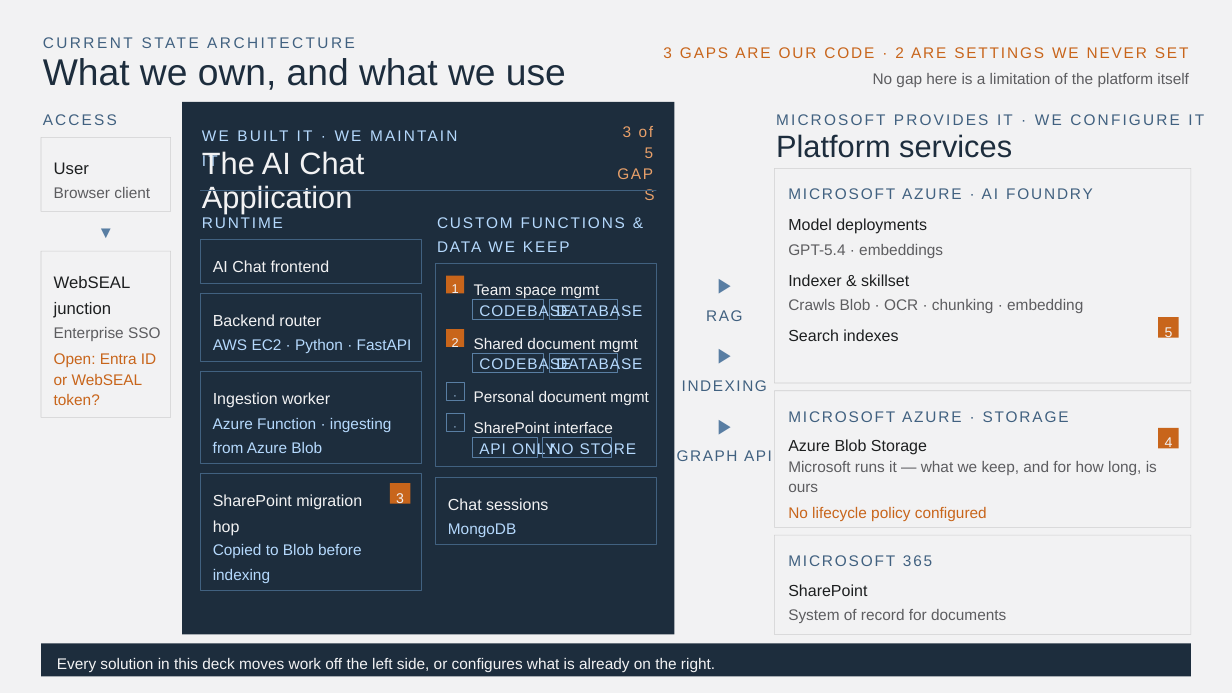
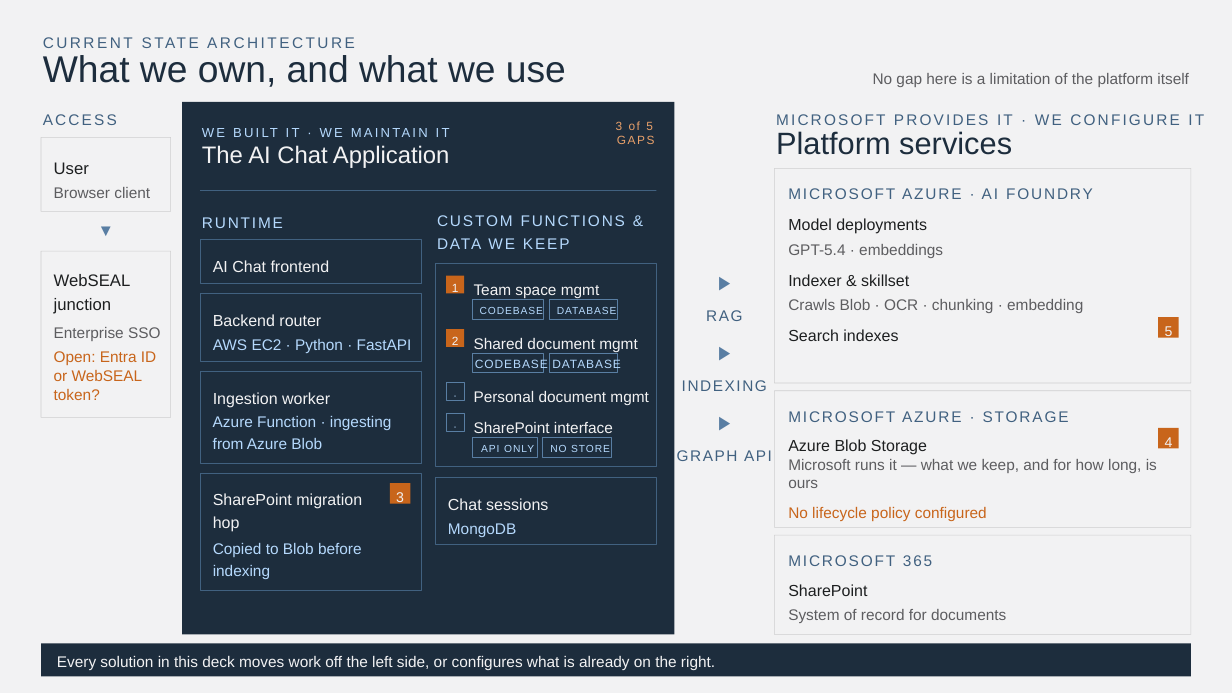
Before and after one commit to ashleytmathew/Architecture-and-design, a slide deck: slide 4 of architecture-optimization_v6.pptx. Drawn at 1232x693 pixels with LibreOffice and Linux fonts; fonts in the diff are those of the drawing. Boxes give left, top, right and bottom in pixels: in the first picture for what was removed or moved away, otherwise in the second. Text is boxed around its words. In the diff, an @@ line names an element or a change of style, - is before the commit and + after.

```diff
--- a/architecture-optimization_v6.pptx
+++ b/architecture-optimization_v6.pptx
@@ text "What we own, and what ..." at (x1=43, y1=55, x2=566, y2=87): line spacing 0.9 to 0.8 @@
@@ text removed at (x1=663, y1=47, x2=1189, y2=58) @@
-3 GAPS ARE OUR CODE · 2 ARE SETTINGS WE NEVER SET
@@ text "WE BUILT IT · WE ..." at (x1=140, y1=62, x2=496, y2=83): size 18 to 15.3 pt; line spacing 1.34 to 1.24 @@
@@ text "3 of 5 GAPS" at (x1=616, y1=121, x2=655, y2=144): size 18 to 13.9 pt; line spacing 1.12 to 0.92 @@
@@ text "The AI Chat Application" at (x1=202, y1=145, x2=449, y2=168): size 36 to 27.9 pt; line spacing 0.92 to 0.72 @@
@@ text "Platform services" at (x1=776, y1=131, x2=1012, y2=155): line spacing 0.92 to 0.82 @@
@@ line spacing 1.34 to 1.24 in 4 elements at (x1=54, y1=274, x2=131, y2=314), (x1=213, y1=416, x2=392, y2=449), (x1=213, y1=543, x2=362, y2=579), (x1=437, y1=215, x2=1020, y2=473) @@
@@ text "▼" at (x1=34, y1=223, x2=177, y2=242): line spacing 0.86 to 0.76 @@
@@ text "1" at (x1=452, y1=284, x2=459, y2=295): size 15 to 13.9 pt; line spacing 1.36 to 1.26 @@
@@ text "2" at (x1=452, y1=336, x2=459, y2=348): size 15 to 13.9 pt; line spacing 1.36 to 1.26 @@
@@ text "Open: Entra ID or WebSEAL ..." at (x1=54, y1=351, x2=156, y2=400): line spacing 1.12 to 1.02 @@
@@ text "CODEBASE" at (x1=475, y1=358, x2=548, y2=370): size 18 to 14 pt; alignment left to centre; vertical alignment top to middle @@
@@ text "DATABASE" at (x1=552, y1=358, x2=621, y2=370): size 18 to 14 pt; alignment left to centre; vertical alignment top to middle @@
@@ size 24 to 22.2 pt; line spacing 0.88 to 0.78 in 3 elements at (x1=710, y1=274, x2=739, y2=298), (x1=691, y1=344, x2=758, y2=368), (x1=688, y1=414, x2=761, y2=437) @@
@@ size 18 to 12 pt; alignment left to centre; vertical alignment top to middle in 4 elements at (x1=480, y1=307, x2=543, y2=314), (x1=557, y1=307, x2=617, y2=314), (x1=481, y1=445, x2=534, y2=452), (x1=550, y1=445, x2=610, y2=452) @@
@@ text "Microsoft runs it — what ..." at (x1=788, y1=459, x2=1157, y2=488): line spacing 1.08 to 0.98 @@
@@ text "SharePoint migration hop" at (x1=213, y1=493, x2=362, y2=532): line spacing 1.33 to 1.23 @@
@@ text "Every solution in this deck ..." at (x1=57, y1=656, x2=715, y2=670): line spacing 1.12 to 1.02 @@
```
Also in this commit, not shown: 10 other slides changed, 2 slides added, 1 other file.
